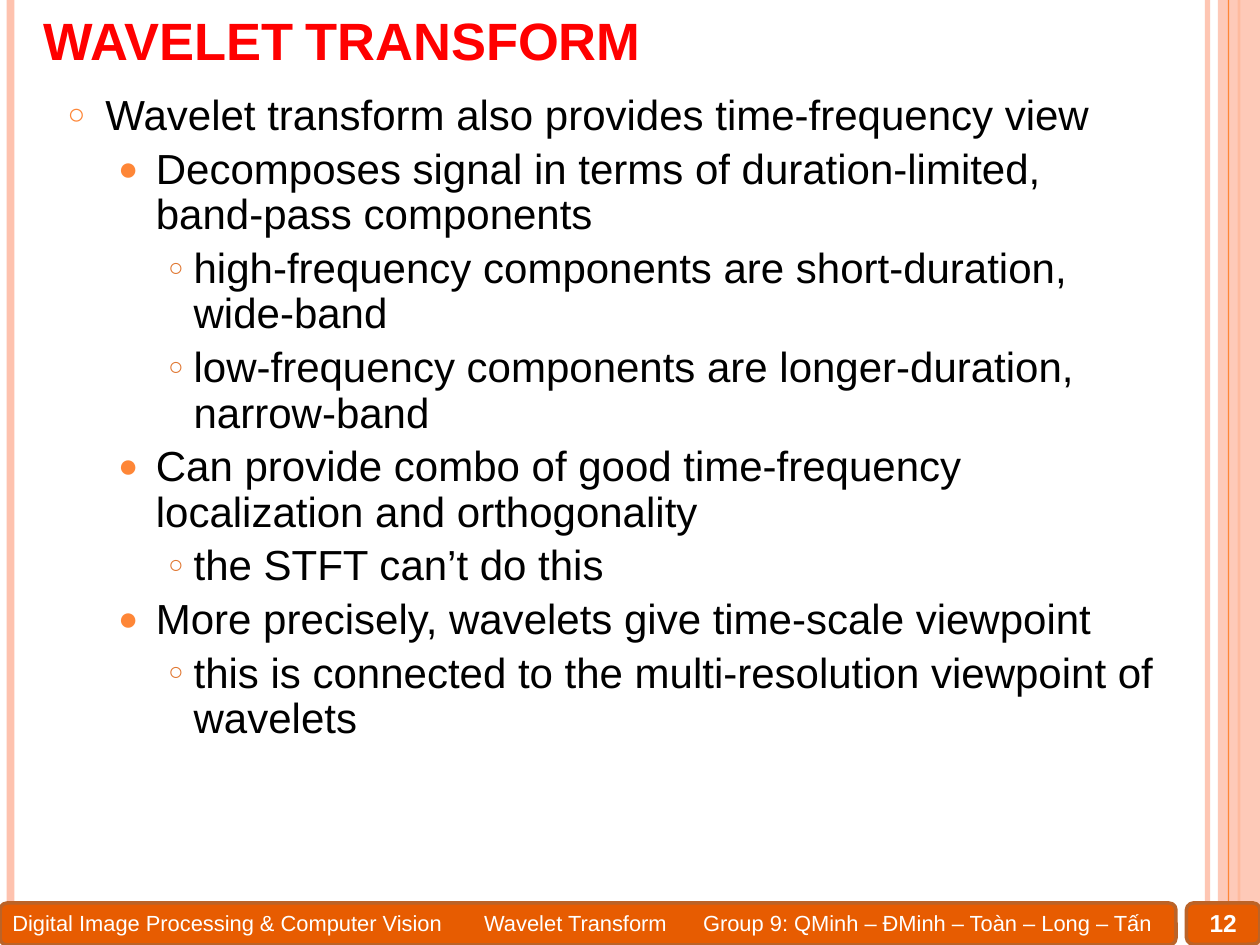
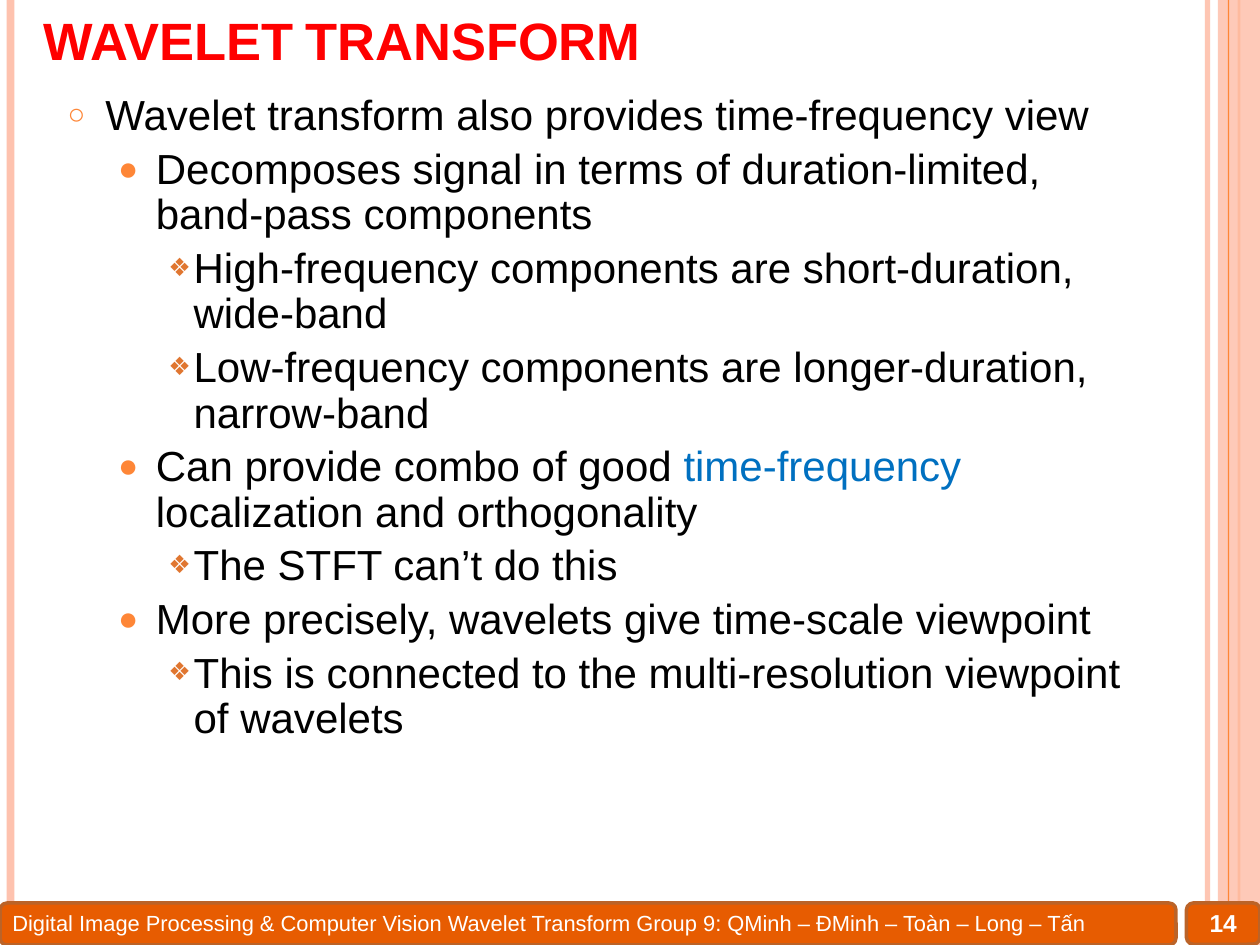
Before and after one commit to Alex7Huynh/dip-g9, a slide deck: slide 14 of 6. PPT/Wavelet transform.pptx (slide 12 before the commit). Drawn at 1260x945 pixels with LibreOffice and Linux fonts; fonts in the diff are those of the drawing. Boxes give left, top, right and bottom in pixels: in the first picture for what was removed or moved away, otherwise in the second. Text is boxed around its words. In the diff, an @@ line names an element or a change of style, - is before the commit and + after.

```diff
--- a/6. PPT/Wavelet transform.pptx
+++ b/6. PPT/Wavelet transform.pptx
@@ text at <box>194,252,1087,429</box>: text changed @@
-    ○ high-frequency components are short-duration, wide-band
-    ○ low-frequency components are longer-duration, narrow-band
+    ❖ High-frequency components are short-duration, wide-band
+    ❖ Low-frequency components are longer-duration, narrow-band
@@ text at <box>156,450,962,535</box>: text colour #000000 to #0070C0 in "time-frequency" @@
@@ text at <box>194,549,617,581</box>: text changed @@
-    ○ the STFT can’t do this
+    ❖ The STFT can’t do this
@@ text at <box>194,657,1120,734</box>: text changed @@
-    ○ this is connected to the multi-resolution viewpoint of wavelets
+    ❖ This is connected to the multi-resolution viewpoint of wavelets
@@ text "Digital Image Processing & Computer ..." rewrapped from <box>12,914,1152,935</box> to <box>12,914,1085,935</box> @@
@@ page number at <box>1210,915,1237,932</box>: text changed @@
-12
+14
```
Also in this commit, not shown: 20 other slides changed, 12 slides added, 17 slides removed, 1 other file.
